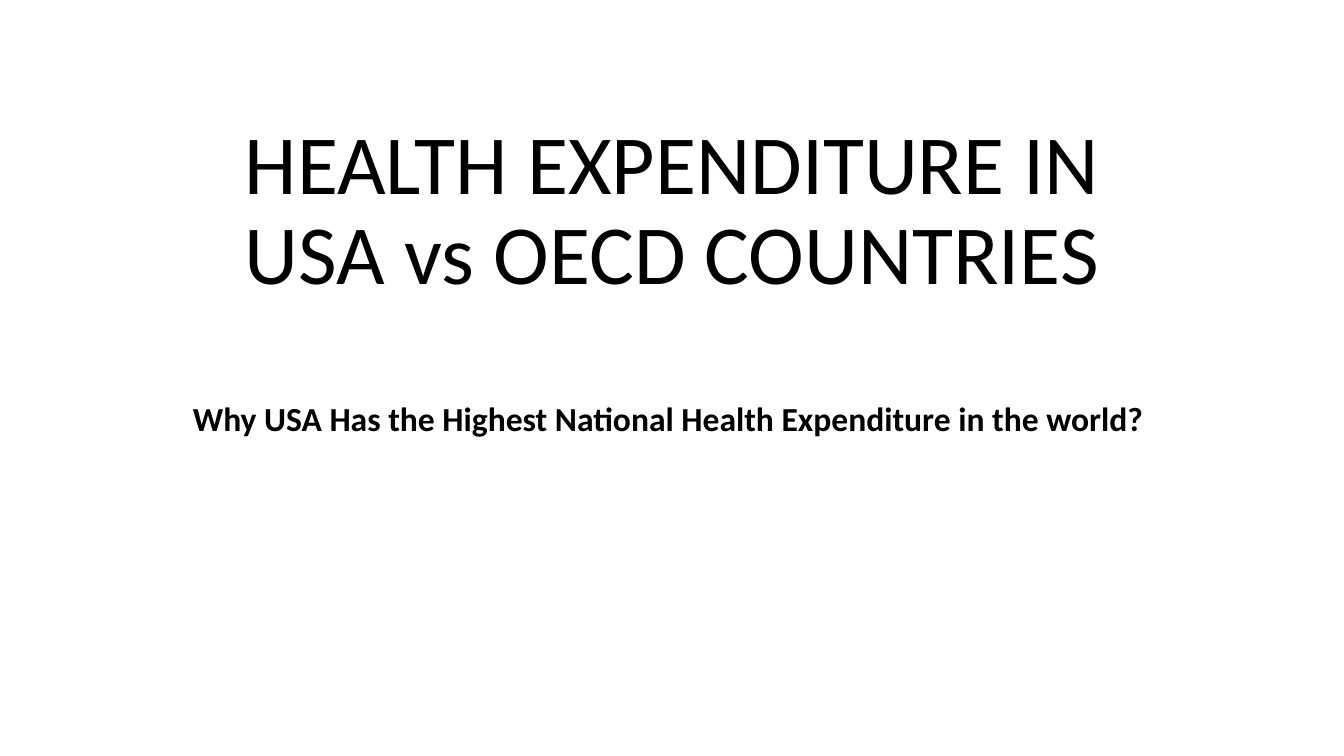
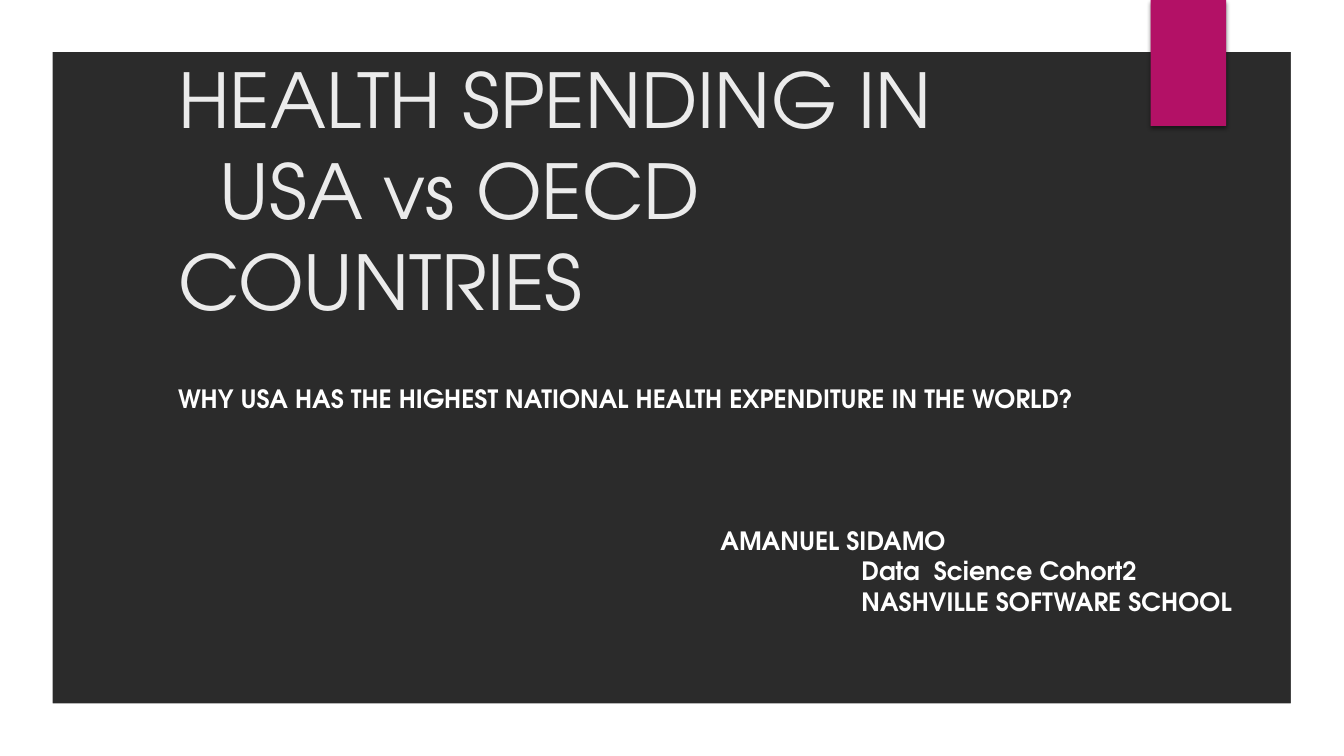
Before and after one commit to asidamo/Health-Spending-and-Outcomes, a slide deck: slide 1 of Mid Stone Presentation.pptx. Drawn at 1344x756 pixels with LibreOffice and Linux fonts; fonts in the diff are those of the drawing; background and template pictures are left out; a plain dark background stands for a picture behind light text. Boxes give left, top, right and bottom in pixels: in the first picture for what was removed or moved away, otherwise in the second. Text is boxed around its words. In the diff, an @@ line names an element or a change of style, - is before the commit and + after.

```diff
--- a/Mid Stone Presentation.pptx
+++ b/Mid Stone Presentation.pptx
@@ background #FFFFFF to picture (left out) @@
@@ freeform shape added at (0,0,1344,756), fill #FFFFFF @@
@@ rectangle added at (1150,0,1226,126), fill #B31166 @@
@@ title at (178,50,931,311): text changed; size 60 to 54 pt; font Calibri to TeX Gyre Adventor; text colour #000000 to #EBEBEB @@
-HEALTH EXPENDITURE IN USA vs OECD COUNTRIES
+HEALTH SPENDING IN USA vs OECD COUNTRIES
@@ subtitle at (178,389,1073,409): text changed; size 24 to 18 pt; font Calibri to TeX Gyre Adventor; text colour #000000 to #FFFFFF @@
-Why USA Has the Highest National Health Expenditure in the world?
+WHY USA HAS THE HIGHEST NATIONAL HEALTH EXPENDITURE IN THE WORLD?
@@ text added at (720,531,1231,612), 18 pt, text #FFFFFF, bold @@
+AMANUEL SIDAMO
+Data Science Cohort2
+NASHVILLE SOFTWARE SCHOOL
```
Also in this commit, not shown: 4 other slides changed, 10 other files.
